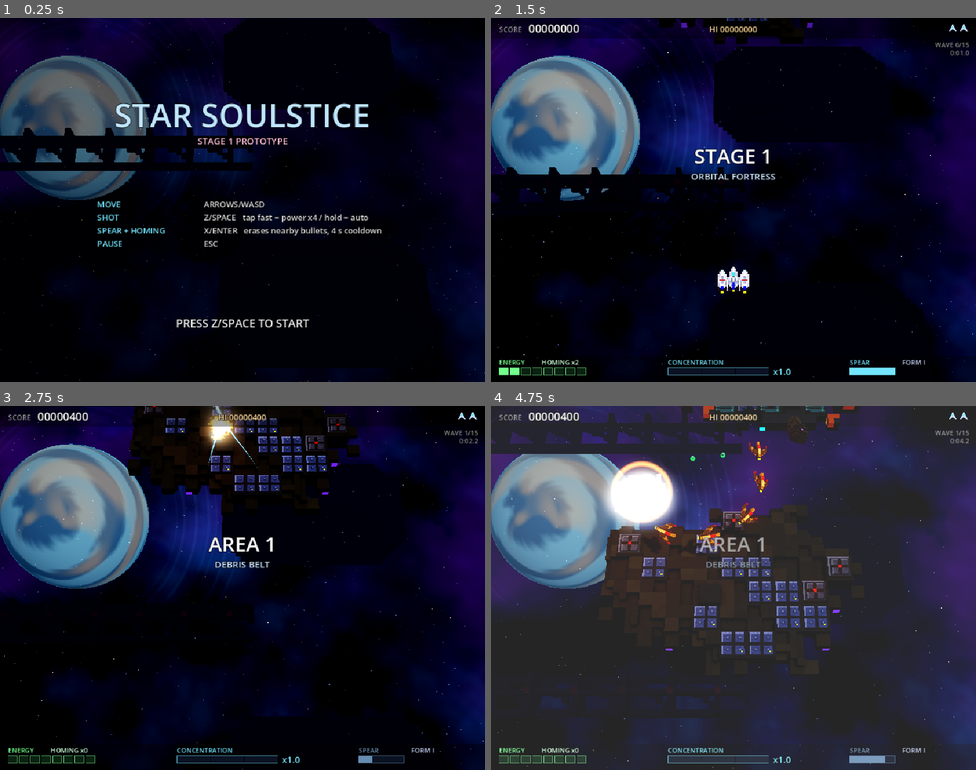
Above: before the commit, frames 1-4 (two rows, left to right).
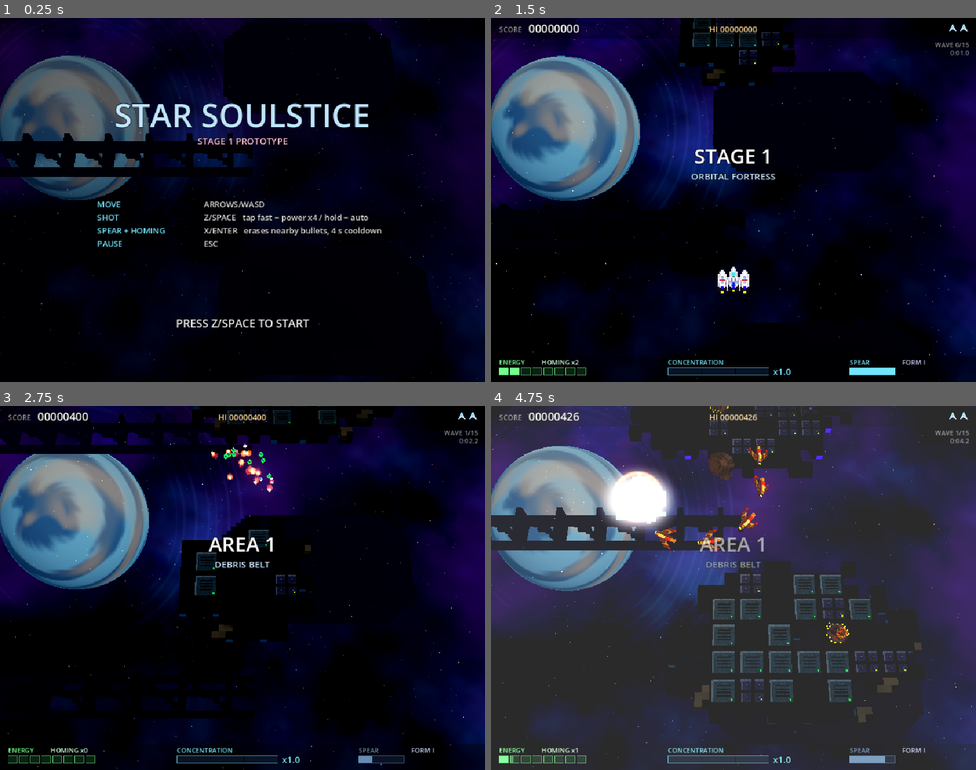
Above: after the commit, the same moments.

Repository: yos-gh/star-soulstice
Game: Godot game, scene res://main.tscn
The game is run twice, just before and just after one commit, with the same random seed, the same clock (stepped at 60 frames per second) and the same inputs.
Inputs:
- Up to frame 1 (0.25 s): no input
- Up to frame 2 (1.5 s): tap Enter (side) at 0.5, 0.6 s; hold Right (right) 0.53-1.28 s; hold Q (back) from 1.28 s (still down); tap Space (confirm) at 1.35 s
- Up to frame 3 (2.75 s): tap Enter (side) at 1.55, 2.1 s; release Q (back) at 2.03 s; hold Right (right) from 2.03 s (still down)
- Up to frame 4 (4.75 s): release Right (right) at 2.78 s; hold Up (up) 2.78-3.53 s; tap Z at 2.85 s; tap Enter (side) at 3.05, 3.8, 4.55 s; hold Left (left) from 3.53 s (still down); tap Keypad Enter at 3.6 s; tap X at 4.35 s

The runs differ from the first frame. In frame 1, 3.0% of the frame differs, in the area x 0-100%, y 0-100%; in frame 2, 7.0%; in frame 3, 17%; in frame 4, 26%.

Commit message:
Split-pod Form III, receding ground, faster scroll, piercing shots
- Form II arms shortened; Form III splits each pod at the red band: front
  halves forward and out, rear halves beside the tail with rear guns
- Hitbox radius 0.2 (core centre); bullets drawn on the view ray through
  their plane point so what you see is what hits
- Homing flies the original path twice as fast
- Tile flicker: tile tops were coplanar with the deck; inset and raise
- Ground uses its own dimmed, desaturated, hazed material; warm terrain
  lights removed, hazard trim muted, tile LEDs green/lime/violet
- Energy items drawn below enemies and bullets
- Scroll 7 -> 12 (boss 7); tile HP 0.5/1/1.5 and shots pierce with the
  damage left over

Co-Authored-By: Claude Opus 5.5 (1M context) <noreply@anthropic.com>

Diff:
--- a/scripts/bullets.gd
+++ b/scripts/bullets.gd
@@ -236,6 +236,8 @@
 		else:
 			var s: float = SIZE[k] * (pulse if k != SHELL else 1.0)
 			b = Basis.from_scale(Vector3(s, 1.0, s))
-		mm.set_instance_transform(i, Transform3D(b, pos[i] + Vector3(0, 0.6, 0)))
+		# drawn just above the ships, on the view ray through its plane point so
+		# what you see lines up with what hits
+		mm.set_instance_transform(i, Transform3D(b, game.from_plane(pos[i], 0.32)))
 		mm.set_instance_color(i, COLOR[k])
 		mm.set_instance_custom_data(i, Color(1.0 if k == SHELL else 0.0, aspect, 0.0, 0.0))
--- a/scripts/game.gd
+++ b/scripts/game.gd
@@ -23,8 +23,8 @@
 
 const DT := 1.0 / 60.0
 const GROUND_Y := -3.0
-const SCROLL := 7.0
-const BOSS_SCROLL := 4.5
+const SCROLL := 12.0
+const BOSS_SCROLL := 7.0
 const CAM_PITCH := 66.0
 const CAM_DIST := 34.0
 const CAM_FOV := 40.0
@@ -511,7 +511,7 @@
 			else:
 				_game_over()
 	var want_scroll := BOSS_SCROLL if (stage != null and stage.phase != "waves") else SCROLL
-	scroll_speed = move_toward(scroll_speed, want_scroll, dt * 0.8)
+	scroll_speed = move_toward(scroll_speed, want_scroll, dt * 1.5)
 	terrain.tick(dt, scroll_speed)
 	for e: Enemy in enemies.duplicate():
 		if is_instance_valid(e) and not e.dead and e.controller == null:
@@ -610,9 +610,14 @@
 		var p := shots.pos[i]
 		var dmg := shots.dmg[i]
 		var used := false
-		if terrain.hit(p, dmg):
-			used = true
-			fx.spark(p + Vector3(0, 0.3, 0), Color(0.6, 0.8, 1.0), 1, 0.25)
+		var left := terrain.hit(p, dmg)
+		if left >= 0.0:
+			# a broken soft tile lets a strong shot carry on
+			if left > 0.01:
+				shots.dmg[i] = left
+			else:
+				used = true
+				fx.spark(p + Vector3(0, 0.3, 0), Color(0.6, 0.8, 1.0), 1, 0.25)
 			sfx.play("tile")
 		else:
 			var sh := bullets.shoot_shell(p, 0.2, dmg)
@@ -653,6 +658,8 @@
 	# player
 	if player.alive and player.entering <= 0.0 and player.invuln <= 0.0 and state == State.PLAY:
 		var hit := bullets.hit_test(player.position, Player.HIT_R)
+		if hit and log_status:
+			print("HIT by bullet t=%.1f" % play_t)
 		if not hit:
 			for e in enemies:
 				if e.dead or not e.ram or e.intangible or not e.visible:
@@ -662,6 +669,8 @@
 				var r := e.radius * 0.8 + Player.HIT_R
 				if d.length_squared() < r * r:
 					hit = true
+					if log_status:
+						print("HIT by %s t=%.1f" % [e.kind, play_t])
 					break
 		if hit and not god:
 			_player_hit()
--- a/scripts/island.gd
+++ b/scripts/island.gd
@@ -7,7 +7,7 @@
 ## cell (i, j) centre in local space: ((i - w/2 + .5) * CELL, 0, (j - h/2 + .5) * CELL).
 
 const CELL := 2.0
-const TILE_HP := [1.0, 1.0, 2.0]
+const TILE_HP := [0.5, 1.0, 1.5]
 const TILE_ENERGY := [2.0, 5.0, 10.0]
 const TILE_SCORE := [50, 150, 400]
 const TILE_TOP := [0.0, 0.125, 0.25]  # above the deck (tiles sit in sockets)
@@ -59,7 +59,9 @@
 		var t := types[idx]
 		if t >= 0:
 			var c := cell_center(idx % w, idx / w)
-			mms[t].set_instance_transform(inst[idx], Transform3D(Basis.IDENTITY, c + Vector3(0, -IslandGen.R * 0.5, 0)))
+			# slightly inset and raised so no face is coplanar with the deck
+			# (coplanar tops flickered)
+			mms[t].set_instance_transform(inst[idx], Transform3D(Basis.from_scale(Vector3(0.96, 1.0, 0.96)), c + Vector3(0, -IslandGen.R * 0.5 + 0.06, 0)))
 			mms[t].set_instance_color(inst[idx], Color(1, 1, 1))
 
 
@@ -84,16 +86,21 @@
 	return game.to_plane(position + cell_center(idx % w, idx / w) + Vector3(0, TILE_TOP[t], 0))
 
 
-func damage(idx: int, dmg: float) -> void:
+## Damages tile idx; returns the damage left over after breaking it (a
+## strong shot punches through soft tiles).
+func damage(idx: int, dmg: float) -> float:
 	var t := types[idx]
 	if t < 0:
-		return
+		return dmg
+	var before := hp[idx]
 	hp[idx] -= dmg
 	if hp[idx] <= 0.0:
 		_destroy(idx)
+		return dmg - before
 	else:
 		var f: float = 0.5 + 0.5 * hp[idx] / TILE_HP[t]
 		mms[t].set_instance_color(inst[idx], Color(f * 1.25, f * 1.15, f * 1.1))
+	return 0.0
 
 
 func _destroy(idx: int) -> void:
--- a/scripts/islandgen.gd
+++ b/scripts/islandgen.gd
@@ -19,14 +19,14 @@
 
 const HULL_A := Color(0.21, 0.26, 0.29)
 const HULL_B := Color(0.18, 0.22, 0.25)
-const HULL_C := Color(0.27, 0.32, 0.35)
+const HULL_C := Color(0.24, 0.28, 0.31)
 const SEAM := Color(0.1, 0.12, 0.14)
 const SIDE := Color(0.16, 0.19, 0.22)
 const UNDER := Color(0.13, 0.15, 0.17)
-const TRIM := Color(0.78, 0.42, 0.12)
+const TRIM := Color(0.5, 0.46, 0.3)
 const TRIM_D := Color(0.22, 0.2, 0.18)
 const RIM := Color(0.23, 0.27, 0.3)
-const PIPE := Color(0.4, 0.43, 0.46)
+const PIPE := Color(0.29, 0.31, 0.34)
 const SOCKET := Color(0.1, 0.11, 0.12)
 const CHANNEL := Color(0.08, 0.1, 0.12)
 const CYAN := Color(0.3, 0.9, 1.0)
@@ -140,6 +140,7 @@
 	var vmask := _footprint(kind, w, h, W, H, cell_in)
 	var v := Vox.new(W, D + 4, H)
 	v.jitter = 0.04
+	v.ground = true
 	var info := {"kind": kind, "w": w, "h": h, "W": W, "H": H, "mid": mid, "vmask": vmask, "types": types, "tcells": tcells, "cell_e": cell_e, "r": r}
 	if kind == "asteroid":
 		_asteroid(v, info)
@@ -230,7 +231,7 @@
 					var c := SIDE if y < surf else (TRIM if hazard else RIM)
 					var glow := false
 					if y == surf - 1 and ed == 0 and (vx * 3 + vz) % 5 == 0:
-						c = AMBER if (vx + vz) % 2 == 0 else CYAN
+						c = CONDUIT
 						glow = true
 					if y < top - 2:
 						c = UNDER
@@ -283,7 +284,7 @@
 				if cx == -1 or cx == 8:
 					v.put(x, surf + 1, z, PIPE)
 					if vz % 6 == 0:
-						v.put(x, surf + 1, z, AMBER, true)
+						v.put(x, surf + 1, z, CONDUIT, true)
 			if channel or core:
 				continue
 			if types[idx] >= 0:
@@ -299,7 +300,7 @@
 				if c2.x == mid:
 					v.put(x, surf + 1, z, PIPE if lx == 2 else SIDE)
 					if lx == 2 and vz % 5 == 0:
-						v.put(x, surf + 2, z, RED, true)
+						v.put(x, surf + 2, z, CONDUIT, true)
 				elif c2.y % 4 == 0 and lz == 2:
 					v.put(x, surf + 1, z, SIDE)
 			else:
@@ -327,13 +328,13 @@
 			# antenna mast
 			if lx == 2 and lz == 2:
 				v.fill(x, surf + 1, z, x, surf + 3, z, SIDE)
-				v.put(x, surf + 4, z, RED, true)
+				v.put(x, surf + 4, z, SIDE)
 		5:
 			# hatch outline
 			if (lx == 1 or lx == 3) and lz >= 1 or (lz == 1 or lz == 3) and lx >= 1:
 				v.put(x, surf, z, SEAM)
 			elif lx == 2 and lz == 2:
-				v.put(x, surf, z, AMBER, true)
+				v.put(x, surf, z, SEAM)
 		_:
 			pass
 
--- a/scripts/items.gd
+++ b/scripts/items.gd
@@ -136,7 +136,8 @@
 				b = Basis(Vector3.UP, sin(t * 2.0) * 0.4).scaled(Vector3.ONE * (1.0 + 0.08 * sin(t * 8.0)))
 			_:
 				b = Basis(Vector3.UP, t * 2.0).scaled(Vector3.ONE * 1.1)
-		mm.set_instance_transform(c, Transform3D(b, pos[i] + Vector3(0, 0.6, 0)))
+		# below ships, enemies and bullets
+		mm.set_instance_transform(c, Transform3D(b, game.from_plane(pos[i], -0.35)))
 		mm.set_instance_color(c, Color(1, 1, 1))
 		counts[k] = c + 1
 	for k in 3:
--- a/scripts/models.gd
+++ b/scripts/models.gd
@@ -104,11 +104,11 @@
 ## does not bulk up):
 ## Form I   crown: the pods sit tight against the core, three tips forward
 ##          (the core's nose the tallest), joined into one compact body
-## Form II  the pods slide outward on struts with armour plates between,
-##          a tail gun extends from the core (rear fire)
-## Form III flying wing: the core's nose draws back, the pods swing in at
-##          the rear and the gaps close with wing plating - a heart-shaped
-##          wing with two tips and a notch between them
+## Form II  the pods slide outward on short struts with armour plates
+##          between, a tail gun extends from the core (rear fire)
+## Form III five-way: each pod splits at its red band; the front halves
+##          move forward and out (front diagonal guns), the rear halves tuck
+##          in beside the core's tail (rear diagonal guns)
 const SHIP_PAL := {
 	"w": [WHITE, 2], "W": [WHITE, 3], "H": [WHITE, 4],
 	"g": [LGREY, 2], "G": [LGREY, 3],
@@ -118,6 +118,7 @@
 	"c": [WHITE, 4, false, CANOPY],
 	"L": [WHITE, 3, false, CYAN],
 	"E": [THRUST, 1, true],
+	"C": [CYAN, 1, true],
 }
 ## Top views, front row first.
 const SHIP_CORE := [
@@ -139,6 +140,7 @@
 	".dDBBDd.",
 	"..dEEd..",
 ]
+## A pod; Form III splits it after the red band (row POD_SPLIT).
 const SHIP_POD := [
 	"..LL..",
 	".wWWw.",
@@ -157,59 +159,71 @@
 	".DDDD.",
 	"..EE..",
 ]
-## Pod placement per form: [left pod x, front z, inward slant per row].
-const POD_AT := [[-11, -7, 0.0], [-15, -8, 0.0], [-11, -10, 0.2]]
-const CORE_Z := [-9, -9, -4]
+const POD_SPLIT := 8
+## Form III rear half: the pod's tail with a rear gun in place of the engine.
+const SHIP_POD_TAIL := [
+	"wWGGWw",
+	"wWGGWw",
+	"wWWWWw",
+	"wWWWWw",
+	"dWbbWd",
+	"dDbbDd",
+	".DDDD.",
+	"..CC..",
+]
+## Pod placement per form: left pod x, front z.
+const POD_AT := [[-11, -7], [-13, -8], [-13, -12]]
+const TAIL_AT := [-10, -1]  # Form III rear halves
+const CORE_Z := -9
 
 
 static func _ship(lvl: int) -> ArrayMesh:
 	var v := Vox.new(32, 8, 32)
-	var pod: Array = POD_AT[lvl]
-	var px: int = pod[0]
-	var pz: int = pod[1]
-	var slant: float = pod[2]
-	_stamp(v, SHIP_POD, SHIP_PAL, px, pz, 1, slant, true)
+	var px: int = POD_AT[lvl][0]
+	var pz: int = POD_AT[lvl][1]
 	match lvl:
 		0:
+			_stamp(v, SHIP_POD, SHIP_PAL, px, pz, 1, true)
 			# pods joined to the core behind V notches, on one rear base
 			v.fill_sym(4, 1, -2, 4, 2, 7, LGREY)
 			v.fill_sym(4, 3, 0, 4, 3, 5, WHITE)
 			v.fill_sym(0, 1, 7, 10, 1, 7, DGREY)
 		1:
-			# struts and armour plates bridging core and pods
-			v.fill_sym(4, 1, -3, 8, 1, 2, BLUE)
-			v.fill_sym(5, 2, -2, 7, 2, 1, WHITE)
-			v.fill_sym(4, 1, 4, 8, 2, 5, DGREY)
-			v.fill_sym(4, 2, 4, 8, 2, 4, LGREY)
-			# tail gun
-			v.fill_sym(0, 4, 6, 0, 4, 11, DGREY)
-			v.fill_sym(0, 5, 7, 0, 5, 9, LGREY)
-			v.fill_sym(0, 4, 12, 0, 4, 12, CYAN, true)
+			_stamp(v, SHIP_POD, SHIP_PAL, px, pz, 1, true)
+			# short struts and armour plates bridging core and pods
+			v.fill_sym(4, 1, -3, 7, 1, 2, BLUE)
+			v.fill_sym(5, 2, -2, 6, 2, 1, WHITE)
+			v.fill_sym(4, 1, 4, 7, 2, 5, DGREY)
+			v.fill_sym(4, 2, 4, 7, 2, 4, LGREY)
+			_tail_gun(v)
 		2:
-			# wing plating unfolds from the pods' inner sides and closes the
-			# gap to the core, leaving a narrow notch where the nose was
-			for r in range(2, SHIP_POD.size() - 1):
-				var z := pz + r
-				var inner := px + int(floor(r * slant)) + 6
-				for x in range(inner, -1):
-					var top := BLUE if (z - CORE_Z[2]) % 5 == 2 else LGREY
-					v.fill_sym(-1 - x, 1, z, -1 - x, 1, z, WHITE)
-					v.fill_sym(-1 - x, 2, z, -1 - x, 2, z, top)
-	_stamp(v, SHIP_CORE, SHIP_PAL, -4, CORE_Z[lvl], 1, 0.0, false)
+			# front halves forward and out, rear halves beside the tail
+			_stamp(v, SHIP_POD.slice(0, POD_SPLIT), SHIP_PAL, px, pz, 1, true)
+			_stamp(v, SHIP_POD_TAIL, SHIP_PAL, TAIL_AT[0], TAIL_AT[1], 1, true)
+			# armour plates between the core and the front halves
+			v.fill_sym(4, 1, -9, 6, 2, -3, BLUE)
+			v.fill_sym(5, 3, -8, 5, 3, -4, NAVY)
+			# joints from the plates to the rear halves
+			v.fill_sym(5, 1, -2, 7, 1, -2, DGREY)
+	_stamp(v, SHIP_CORE, SHIP_PAL, -4, CORE_Z, 1, false)
 	# belly keel
-	v.fill_sym(0, 0, CORE_Z[lvl] + 3, 2, 0, CORE_Z[lvl] + 14, DGREY)
+	v.fill_sym(0, 0, CORE_Z + 3, 2, 0, CORE_Z + 14, DGREY)
 	return v.mesh(U, Vector3(0, 2.0, 0))
+
+
+static func _tail_gun(v: Vox) -> void:
+	v.fill_sym(0, 4, 6, 0, 4, 11, DGREY)
+	v.fill_sym(0, 5, 7, 0, 5, 9, LGREY)
+	v.fill_sym(0, 4, 12, 0, 4, 12, CYAN, true)
 
 
 ## Stamps a top-view part: each string is a row (first = front, -z), each
 ## character a column; spec = [colour, height, glow?, cap colour?] (the cap
-## replaces the top voxel and glows). Columns start at x0 and rows at z0;
-## `slant` shifts row r sideways by floor(r * slant). `mirror` also stamps
-## the mirror image (x -> -1 - x).
-static func _stamp(v: Vox, rows: Array, pal: Dictionary, x0: int, z0: int, y0: int, slant := 0.0, mirror := false) -> void:
+## replaces the top voxel and glows). Columns start at x0 and rows at z0.
+## `mirror` also stamps the mirror image (x -> -1 - x).
+static func _stamp(v: Vox, rows: Array, pal: Dictionary, x0: int, z0: int, y0: int, mirror := false) -> void:
 	for r in rows.size():
 		var s: String = rows[r]
-		var sx := x0 + int(floor(r * slant))
 		for c in s.length():
 			var ch := s[c]
 			if not pal.has(ch):
@@ -222,9 +236,9 @@
 				if y == y0 + h - 1 and spec.size() > 3:
 					col = spec[3]
 					glow = true
-				v.put(sx + c, y, z0 + r, col, glow)
+				v.put(x0 + c, y, z0 + r, col, glow)
 				if mirror:
-					v.put(-1 - (sx + c), y, z0 + r, col, glow)
+					v.put(-1 - (x0 + c), y, z0 + r, col, glow)
 
 
 # ------------------------------------------------------------ enemies
@@ -611,14 +625,16 @@
 # ------------------------------------------------------------ ground
 
 ## Destructible armour hatch (one Island cell, 16 x 16 voxels).
-## 0 teal service hatch (green LED), 1 steel-blue cross hatch (amber LED),
-## 2 heavy blast door (red LED).
+## Ground material (recedes behind units). 0 teal service hatch (green
+## LED), 1 steel-blue cross hatch (lime LED),
+## 2 heavy blast door (violet LED).
 static func _tile(kind: int) -> ArrayMesh:
 	var v := Vox.new(16, 5, 16)
+	v.ground = true
 	var base: Color = [Color(0.3, 0.46, 0.48), Color(0.34, 0.38, 0.5), Color(0.3, 0.31, 0.35)][kind]
 	var hi := base.lightened(0.22)
 	var lo := base.darkened(0.45)
-	var led: Color = [Color(0.3, 1.0, 0.5), AMBER, EYE][kind]
+	var led: Color = [Color(0.3, 1.0, 0.5), Color(0.75, 1.0, 0.3), Color(0.7, 0.4, 1.0)][kind]
 	var h := 2 + kind
 	v.fill(-8, 0, -8, 7, h - 2, 7, lo)
 	v.fill(-7, h - 1, -7, 6, h - 1, 6, base)
@@ -650,6 +666,7 @@
 ## Far-below truss girder: two chords with diagonal braces (unit 1.0).
 static func _deep_girder() -> ArrayMesh:
 	var v := Vox.new(90, 6, 8)
+	v.ground = true
 	var c := Color(0.1, 0.12, 0.14)
 	for x in range(-45, 45):
 		v.fill(x, 0, -3, x, 1, -3, c)
@@ -667,6 +684,7 @@
 ## Far-below hull block with window lights (unit 1.0).
 static func _deep_block() -> ArrayMesh:
 	var v := Vox.new(40, 8, 24)
+	v.ground = true
 	var c := Color(0.1, 0.12, 0.14)
 	for z in range(-12, 12):
 		for x in range(-20, 20):
--- a/scripts/player.gd
+++ b/scripts/player.gd
@@ -15,7 +15,7 @@
 ## nearby bullets, 4 s cooldown) launches homing lasers from the rear at the
 ## same time, one per 10 energy (max 8).
 
-const HIT_R := 0.32
+const HIT_R := 0.2  # centre of the core only
 const ENERGY_MAX := 80.0
 const ENERGY_PER_HOMING := 10.0
 const MAX_HOMING := 8
@@ -195,15 +195,15 @@
 			game.shots.fire(p + Vector3(-0.72, 0, -0.75), fwd, m)
 			game.shots.fire(p + Vector3(0.72, 0, -0.75), fwd, m)
 		1:
-			game.shots.fire(p + Vector3(-1.1, 0, -0.85), fwd, m)
-			game.shots.fire(p + Vector3(1.1, 0, -0.85), fwd, m)
+			game.shots.fire(p + Vector3(-0.95, 0, -0.8), fwd, m)
+			game.shots.fire(p + Vector3(0.95, 0, -0.8), fwd, m)
 			game.shots.fire(p + Vector3(0, 0, 1.15), back, m)
 		_:
-			game.shots.fire(p + Vector3(0, 0, -0.4), fwd, m)
-			game.shots.fire(p + Vector3(-0.72, 0, -0.9), fwd.rotated(Vector3.UP, deg_to_rad(32.0)), m)
-			game.shots.fire(p + Vector3(0.72, 0, -0.9), fwd.rotated(Vector3.UP, deg_to_rad(-32.0)), m)
-			game.shots.fire(p + Vector3(-0.5, 0, 0.55), back.rotated(Vector3.UP, deg_to_rad(-30.0)), m)
-			game.shots.fire(p + Vector3(0.5, 0, 0.55), back.rotated(Vector3.UP, deg_to_rad(30.0)), m)
+			game.shots.fire(p + Vector3(0, 0, -0.85), fwd, m)
+			game.shots.fire(p + Vector3(-0.95, 0, -1.1), fwd.rotated(Vector3.UP, deg_to_rad(32.0)), m)
+			game.shots.fire(p + Vector3(0.95, 0, -1.1), fwd.rotated(Vector3.UP, deg_to_rad(-32.0)), m)
+			game.shots.fire(p + Vector3(-0.68, 0, 0.65), back.rotated(Vector3.UP, deg_to_rad(-30.0)), m)
+			game.shots.fire(p + Vector3(0.68, 0, 0.65), back.rotated(Vector3.UP, deg_to_rad(30.0)), m)
 	game.sfx.play("shot")
 
 
--- a/scripts/shots.gd
+++ b/scripts/shots.gd
@@ -8,7 +8,10 @@
 const BASE_DMG := 1.0
 const HOMING_DMG := 16.0
 const HOMING_SPEED := 30.0
-const TRAIL := 16
+## Time scale: the first implementation's path, flown K times faster
+## (speeds x K, turn rates x K, schedules compressed by K).
+const K := 2.0
+const TRAIL := 9
 const BLOOM := 0.0  # seconds the lasers float outward before homing (0 = off)
 
 var game: Game
@@ -91,13 +94,13 @@
 		# fan out behind and to the sides; they float for a moment before
 		# turning on their targets
 		var ang := PI / 2.0 + spread * deg_to_rad(75.0)
-		var v := Vector3(cos(ang), 0, sin(ang)) * 12.0
+		var v := Vector3(cos(ang), 0, sin(ang)) * 12.0 * K
 		var tgt: Object = null
 		if not targets.is_empty():
 			tgt = targets[i % targets.size()]
 		var trail := PackedVector3Array()
 		trail.push_back(p)
-		homing.append({"pos": p + Vector3(0, 0, 0.6), "vel": v, "target": tgt, "life": 2.6, "trail": trail, "done": false, "fade": 0.25, "t": 0.0})
+		homing.append({"pos": p + Vector3(0, 0, 0.6), "vel": v, "target": tgt, "life": 2.6 / K, "trail": trail, "done": false, "fade": 0.25, "t": 0.0})
 
 
 func tick(dt: float) -> void:
@@ -145,17 +148,17 @@
 			k += 1
 			continue
 		var ta := ht - BLOOM
-		var spd := minf(HOMING_SPEED, 12.0 + ta * 40.0)
+		var spd := minf(HOMING_SPEED * K, (12.0 + ta * K * 40.0) * K)
 		if is_instance_valid(tgt):
 			var to: Vector3 = (tgt as Enemy).hit_pos - hp
 			to.y = 0.0
-			var turn := clampf(4.0 + ta * 10.0, 0.0, 22.0)
+			var turn := clampf(4.0 + ta * K * 10.0, 0.0, 22.0) * K
 			var want := to.normalized() * spd
 			v = v.lerp(want, clampf(turn * dt, 0.0, 1.0))
 			if v.length() > 0.001:
 				v = v.normalized() * spd
 		else:
-			v = v.lerp(Vector3(0, 0, -spd), 3.0 * dt)
+			v = v.lerp(Vector3(0, 0, -spd), 3.0 * K * dt)
 		hp += v * dt
 		h["vel"] = v
 		h["pos"] = hp
--- a/scripts/terrain.gd
+++ b/scripts/terrain.gd
@@ -237,17 +237,17 @@
 
 # ------------------------------------------------------------ hits
 
-## A main shot at plane point p: damages the tile under it. True if blocked.
-func hit(p: Vector3, dmg: float) -> bool:
+## A main shot at plane point p hits the tile under it: returns the damage
+## left to carry on with (0 = the shot is spent), or -1 if no tile is there.
+func hit(p: Vector3, dmg: float) -> float:
 	if islands.is_empty():
-		return false
+		return -1.0
 	var g := game.from_plane(p, Game.GROUND_Y + 0.4)
 	for isl in islands:
 		var idx := isl.tile_at(g)
 		if idx >= 0:
-			isl.damage(idx, dmg)
-			return true
-	return false
+			return isl.damage(idx, dmg)
+	return -1.0
 
 
 ## Spear: damages tiles inside the aura circle and the lance rectangle.
--- a/scripts/vox.gd
+++ b/scripts/vox.gd
@@ -22,6 +22,8 @@
 static var hull_mat: ShaderMaterial
 static var glow_mat: ShaderMaterial
 static var glow_soft_mat: ShaderMaterial
+static var ground_mat: ShaderMaterial
+static var ground_glow_mat: ShaderMaterial
 static var _cache := {}
 
 var sx: int
@@ -35,6 +37,7 @@
 var _ids := {}
 var jitter := 0.06
 var cull_bottom := false
+var ground := false  # use the receding ground materials
 
 
 func _init(w: int, h: int, d: int) -> void:
@@ -56,6 +59,16 @@
 	glow_soft_mat = ShaderMaterial.new()
 	glow_soft_mat.shader = glow_mat.shader
 	glow_soft_mat.set_shader_parameter("energy", 1.6)
+	ground_mat = ShaderMaterial.new()
+	ground_mat.shader = hull_mat.shader
+	ground_mat.set_shader_parameter("dim", 0.72)
+	ground_mat.set_shader_parameter("desat", 0.5)
+	ground_mat.set_shader_parameter("haze", Color(0.03, 0.045, 0.07))
+	ground_mat.set_shader_parameter("haze_amt", 0.22)
+	ground_mat.set_shader_parameter("specular", 0.1)
+	ground_glow_mat = ShaderMaterial.new()
+	ground_glow_mat.shader = glow_mat.shader
+	ground_glow_mat.set_shader_parameter("energy", 0.9)
 
 
 func _id(c: Color, glow: bool) -> int:
@@ -269,7 +282,7 @@
 		arr[Mesh.ARRAY_COLOR] = hc
 		arr[Mesh.ARRAY_INDEX] = hi
 		m.add_surface_from_arrays(Mesh.PRIMITIVE_TRIANGLES, arr)
-		m.surface_set_material(m.get_surface_count() - 1, hull_mat)
+		m.surface_set_material(m.get_surface_count() - 1, ground_mat if ground else hull_mat)
 	if not gv.is_empty():
 		var arr := []
 		arr.resize(Mesh.ARRAY_MAX)
@@ -278,7 +291,7 @@
 		arr[Mesh.ARRAY_COLOR] = gc
 		arr[Mesh.ARRAY_INDEX] = gi
 		m.add_surface_from_arrays(Mesh.PRIMITIVE_TRIANGLES, arr)
-		m.surface_set_material(m.get_surface_count() - 1, glow_soft_mat if soft_glow else glow_mat)
+		m.surface_set_material(m.get_surface_count() - 1, ground_glow_mat if ground else (glow_soft_mat if soft_glow else glow_mat))
 	return m
 
 
@@ -309,3 +322,5 @@
 	hull_mat = null
 	glow_mat = null
 	glow_soft_mat = null
+	ground_mat = null
+	ground_glow_mat = null
--- a/shaders/vox.gdshader
+++ b/shaders/vox.gdshader
@@ -4,9 +4,20 @@
 // ambient occlusion; hit flashes are drawn by an overlay (flash.gdshader).
 // max() keeps pow() away from tiny negative colours: their NaN pixels
 // bloomed into black-centred white blobs.
+// The ground uses its own material with dim/desat/haze so it recedes
+// behind units and bullets.
+
+uniform float dim = 1.0;
+uniform float desat = 0.0;
+uniform vec3 haze : source_color = vec3(0.0);
+uniform float haze_amt = 0.0;
+uniform float specular = 0.25;
 
 void fragment() {
-	ALBEDO = pow(max(COLOR.rgb, vec3(0.0)), vec3(2.2));
+	vec3 c = pow(max(COLOR.rgb, vec3(0.0)), vec3(2.2));
+	float l = dot(c, vec3(0.299, 0.587, 0.114));
+	c = mix(c, vec3(l), desat) * dim;
+	ALBEDO = mix(c, haze, haze_amt);
 	ROUGHNESS = 0.85;
-	SPECULAR = 0.25;
+	SPECULAR = specular;
 }
